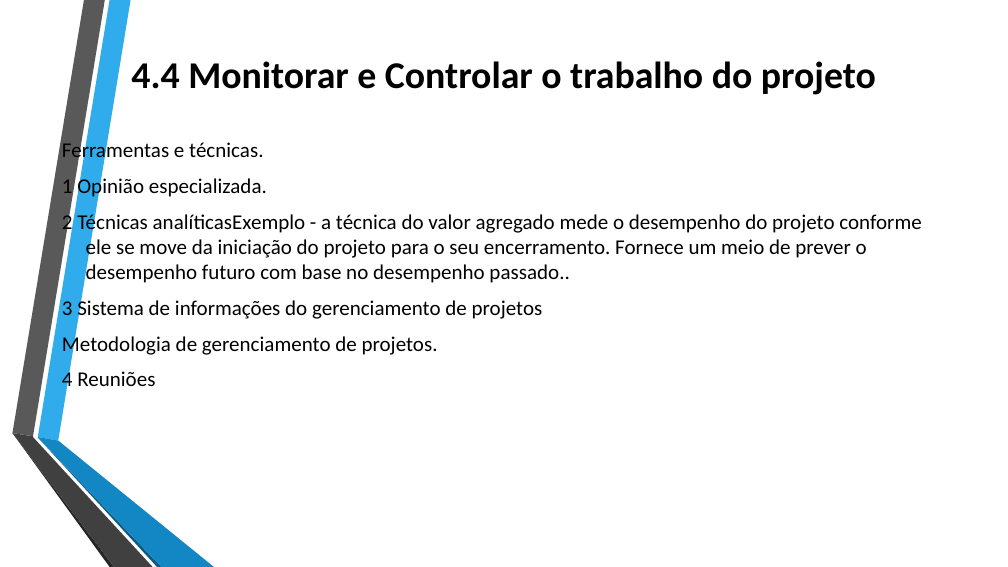
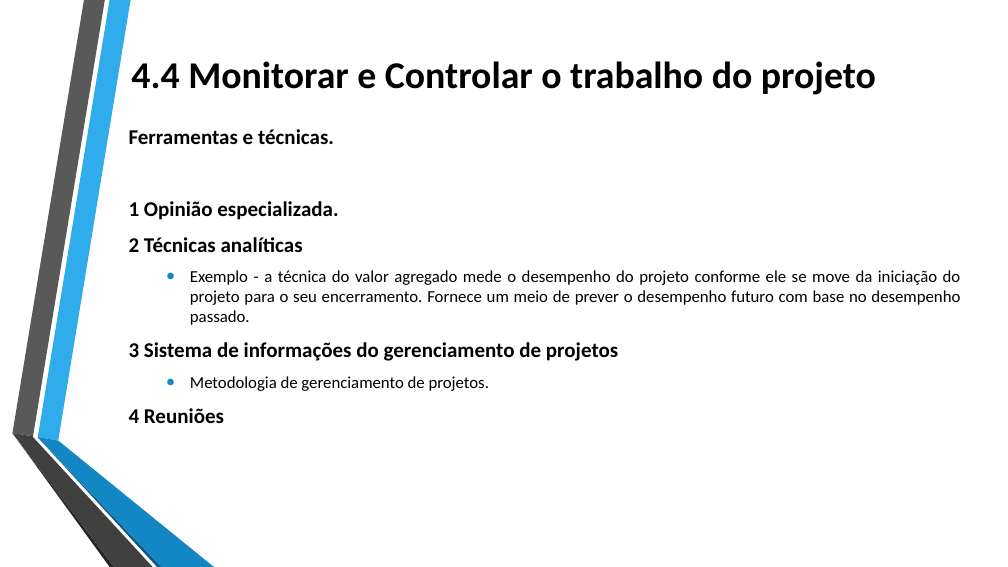
Before and after one commit to jharbes/ADMINISTRACAO-DE-REDES, a slide deck: slide 37 of RELATORIO PROVA P2/relatorio-pmbok-capitulo4-jharbes.pptx. Drawn at 1008x567 pixels with LibreOffice and Linux fonts; fonts in the diff are those of the drawing. Boxes give left, top, right and bottom in pixels: in the first picture for what was removed or moved away, otherwise in the second. Text is boxed around its words. In the diff, an @@ line names an element or a change of style, - is before the commit and + after.

```diff
--- a/RELATORIO PROVA P2/relatorio-pmbok-capitulo4-jharbes.pptx
+++ b/RELATORIO PROVA P2/relatorio-pmbok-capitulo4-jharbes.pptx
@@ text "Ferramentas e técnicas.": place and size @@
-text "Ferramentas e técnicas." at (62, 140, 921, 393)
+text "Ferramentas e técnicas." at (129, 129, 961, 423)
@@ text at (129, 129, 618, 423): bold on in "Ferramentas e técnicas.", "1 Opinião especializada.", "3 Sistema de informações do gerenciamento de ...", "4 Reuniões"; size 20 to 16 pt in "Metodologia de gerenciamento de projetos."; alignment left to justified; bullet none to •; list level 1 to 2 in "Metodologia de gerenciamento de projetos." @@
@@ text at (129, 237, 961, 325): text changed; size 20 to 16 pt @@
-2 Técnicas analíticasExemplo - a técnica do valor agregado mede o desempenho do projeto conforme ele se move da iniciação do projeto para o seu encerramento. Fornece um meio de prever o desempenho futuro com base no desempenho passado..
+2 Técnicas analíticas
+  • Exemplo - a técnica do valor agregado mede o desempenho do projeto conforme ele se move da iniciação do projeto para o seu encerramento. Fornece um meio de prever o desempenho futuro com base no desempenho passado.
```
Also in this commit, not shown: 9 other slides changed.
